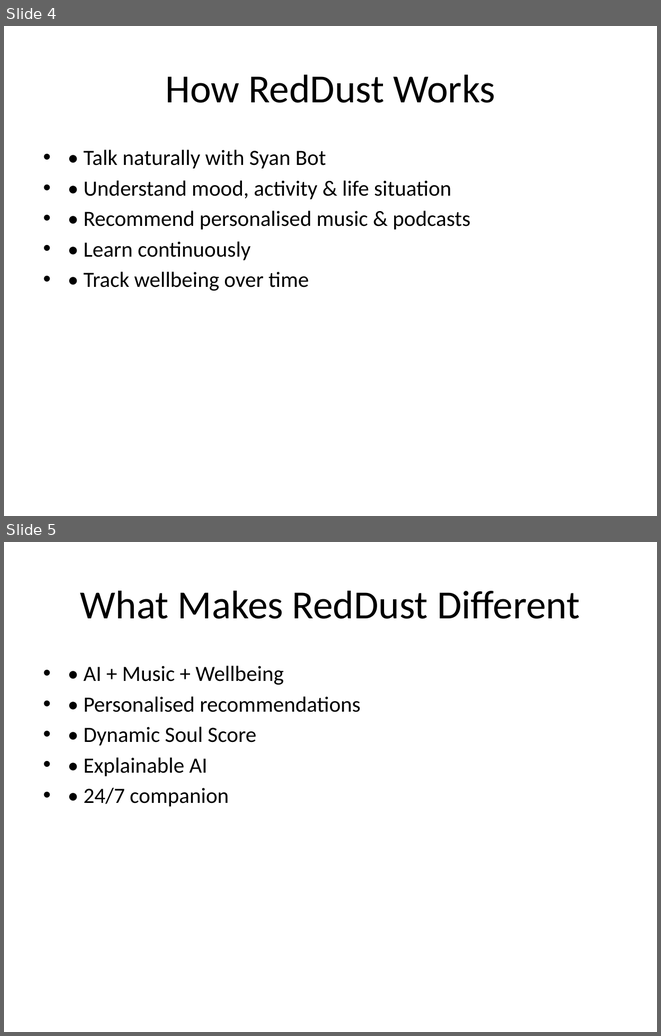
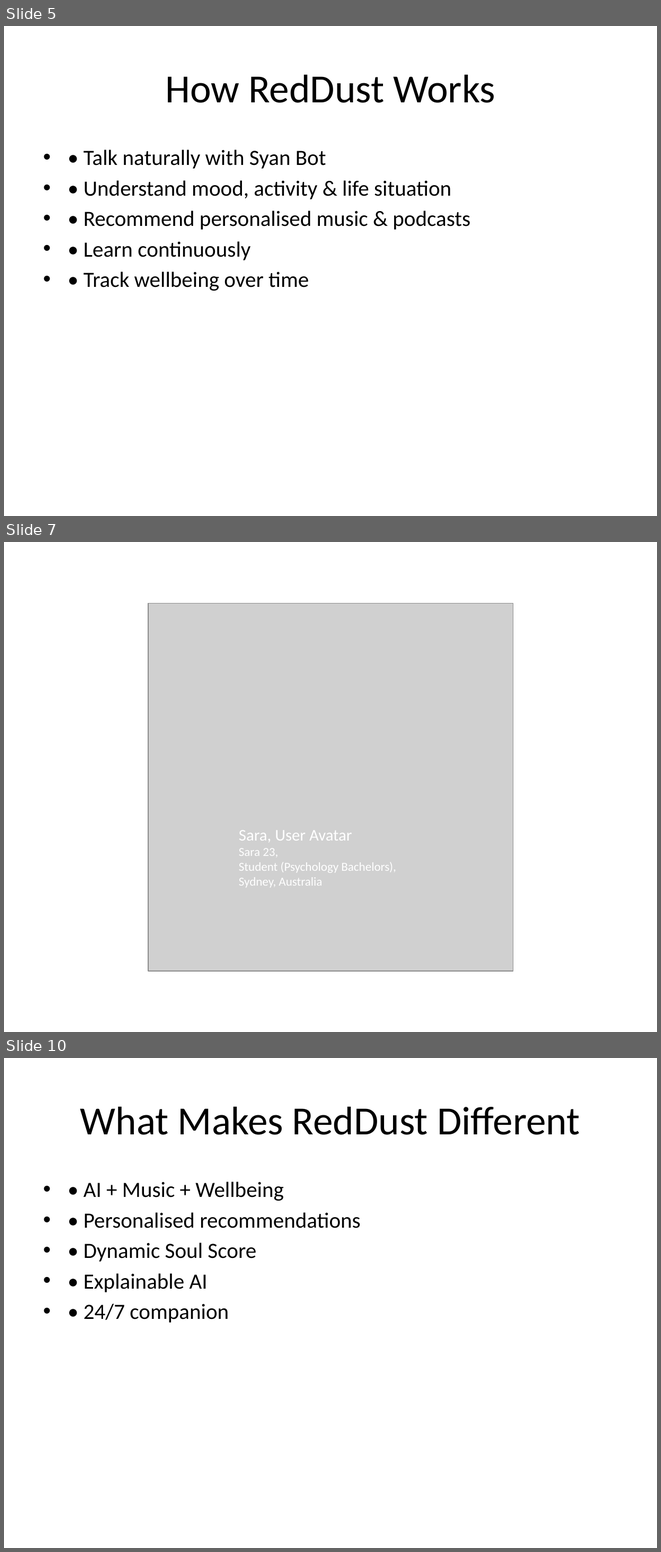
Before and after one commit to anodiamadmin/RedDust, a slide deck: ProductDesign/CustomerResearchIntroductionPresentation.pptx. Shown one above the other, each under a label of ours: slides 4 and 5 before the commit, slides 5, 7 and 10 after it; the slides between them are not shown. The pictures are 661x1036 and 661x1552 pixels, drawn with LibreOffice and Linux fonts; fonts in the diff are those of the drawing; grey boxes stand for pictures. Boxes give left, top, right and bottom in pixels: in the first picture for what was removed or moved away, otherwise in the second. Text is boxed around its words. In the diff, an @@ line names an element or a change of style, - is before the commit and + after.

```diff
--- a/ProductDesign/CustomerResearchIntroductionPresentation.pptx
+++ b/ProductDesign/CustomerResearchIntroductionPresentation.pptx
@@ slide 7 added at (4, 542, 657, 1032), background #FFFFFF @@
@@ picture added at (148, 603, 513, 971) @@
@@ text added at (239, 830, 396, 887), 13.5 pt, text #FFFFFF @@
+Sara, User Avatar
+Sara 23,
+Student (Psychology Bachelors), Sydney, Australia
@@ what was slide 4 is now slide 5 @@
@@ what was slide 5 is now slide 10 @@
```
Also in this commit, not shown: 1 slide changed, 4 other slides added, 3 other files.
